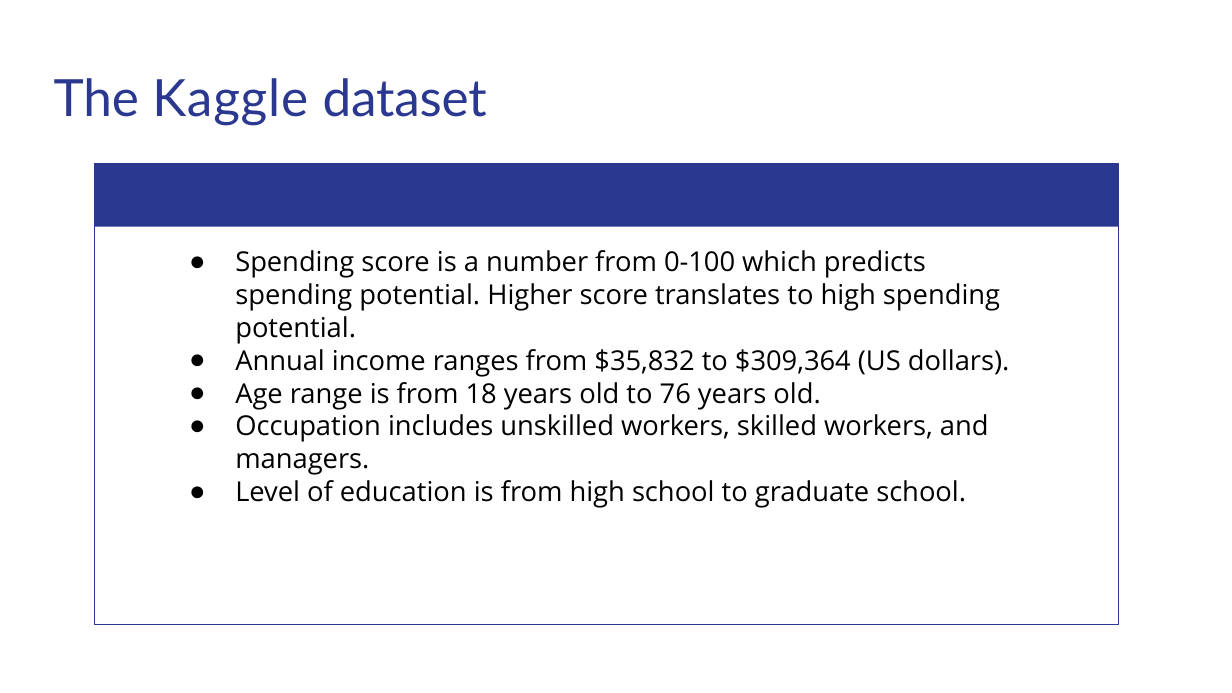
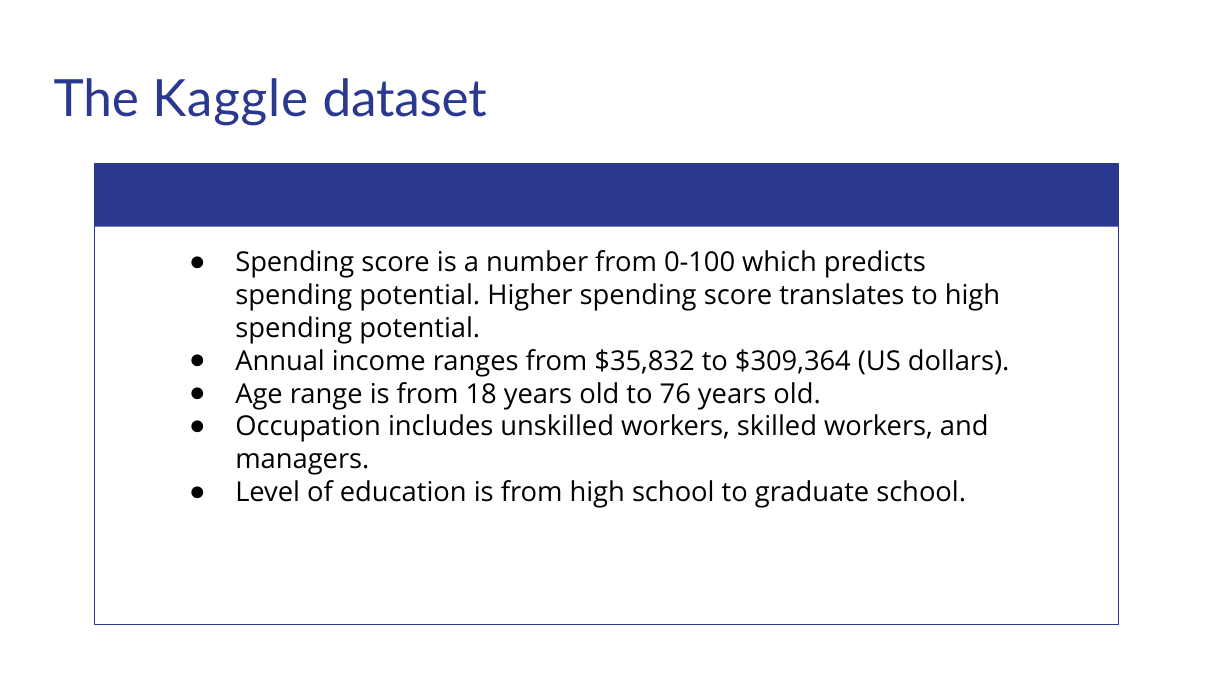
Before and after one commit to matthewshawnkehoe/Data-Science-Projects, a slide deck: slide 4 of Capstone Projects/Capstone_Three_Unsupervised_ML/Classifying_Mall_Customers.pptx. Drawn at 1232x693 pixels with LibreOffice and Linux fonts; fonts in the diff are those of the drawing. Boxes give left, top, right and bottom in pixels: in the first picture for what was removed or moved away, otherwise in the second. Text is boxed around its words. In the diff, an @@ line names an element or a change of style, - is before the commit and + after.

```diff
--- a/Capstone Projects/Capstone_Three_Unsupervised_ML/Classifying_Mall_Customers.pptx
+++ b/Capstone Projects/Capstone_Three_Unsupervised_ML/Classifying_Mall_Customers.pptx
@@ text at box(235, 250, 1000, 344): text changed @@
-● Spending score is a number from 0-100 which predicts spending potential. Higher score translates to high spending potential.
+● Spending score is a number from 0-100 which predicts spending potential. Higher spending score translates to high spending potential.
```
Also in this commit, not shown: 10 other slides changed, 4 slides added, 4 slides removed, 1 other file.
